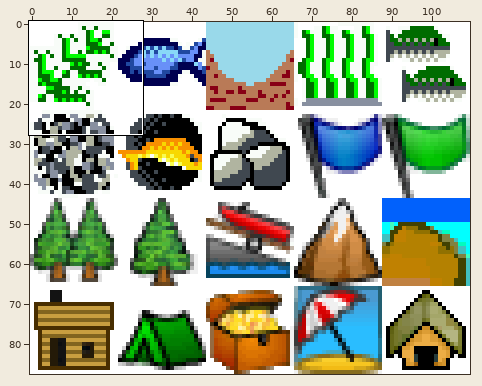
One commit to this sprite sheet: icons/fishIcons.png. The first picture is a wide view before the edit; the outline marks the close-up.
Close-up. Before the edit:
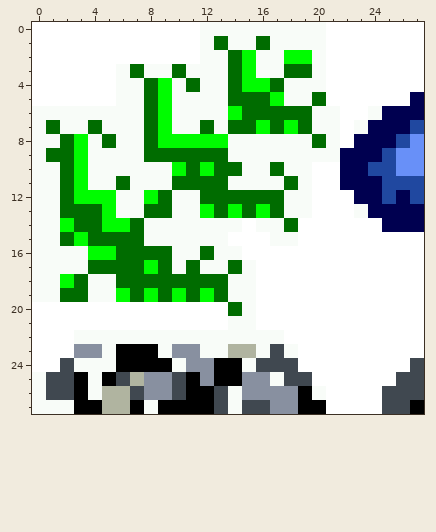
The file is 110x88 pixels. Colours within 5 levels of each other are drawn and written as one. Shown: x 0..27, y 0..27.
The result:
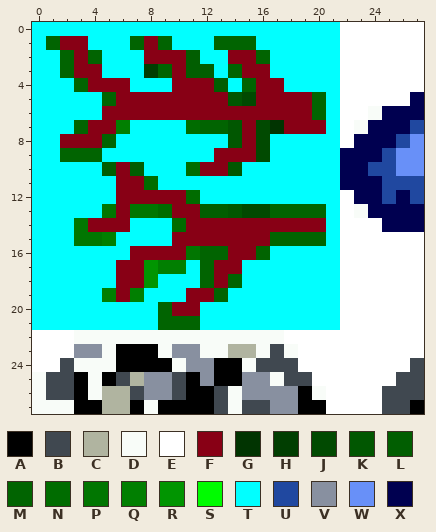
Palette (. is transparent): A #000000  B #404850  C #b0b4a0  D #f8fcf8  E #ffffff  F #880015  G #013401  H #013e01  J #014a01  K #015701  L #015e01  M #016401  N #006c00  P #017601  Q #017f01  R #019501  S #00fc00  T #01ffff  U #2048a0  V #8890a0  W #6890f8  X #000050
Commit message: klava+icons_no buttons+
From old to new:
@@ x 0..27 @@
- 0 EEEEEEEEEEEEDDDDDDDDDEEEEEEE
- 1 EEEEEEEEEEEEDNDDNDDDDEEEEEEE
- 2 EEEEEEEEEEEEDDNSDDSSDEEEEEEE
- 3 EEEEEEDNDDNDDDNSDDNNDEEEEEEE
- 4 EEEEEEDDNSDNDDNSSNDDDEEEEEEE
- 5 EEEEEEDDNSDDDDNNNSDDNEEEEEEX
- 6 DDDDDDDDNSDDDDSNNNNNDDEEDXXX
- 7 DNDDNDDDNSDDNDNNSNSNDDEDXXXU
- 8 DDNSDNDDNSSSSSDDDDDDNDEXXXUW
- 9 DNNSDDDDNNNNNNDDDDDDDDXXXUWW
-10 DDNSDDDDDDSNSNNDDNDDEEXXUUWW
-11 DDNSDDNDDDNNNNDDDDNDEEXXXUUU
-12 DDNSSSDDSNDDNNNNNNDDEEEXXUXU
-13 DDNNNSDDNNDDSNSNSNDDEEEDXXXX
-14 DDSNNSSNDDDDDDDEDDNEEEEEEXXX
-15 DDNSNNNNDDDDDDEEEDDEEEEEEEEE
-16 DDDDSSNNNNDDNDDEEEEEEEEEEEEE
-17 DDDDNNNNSNDNDDNDEEEEEEEEEEEE
-18 DDSNDDNNNNNNNNDDEEEEEEEEEEEE
-19 DDNNDDSNSNSNSNDDEEEEEEEEEEEE
-20 EEEEEEEEEEEEEENDEEEEEEEEEEEE
-21 EEEEEEEEEEEEEEDDEEEEEEEEEEEE
+ 0 TTTTTTTTTTTTTTTTTTTTTTEEEEEE
+ 1 TMFFTTTMFMTTTMMMTTTTTTEEEEEE
+ 2 TTMFMTTTFFFLTTFFMTTTTTEEEEEE
+ 3 TTMFFTTTHMFLLTMFFTTTTTEEEEEE
+ 4 TTTMFFFTTTFFFLTMFFTTTTEEEEEE
+ 5 TTTTTMFFFFFFFFKJFFFFMTEEEEEX
+ 6 TTTTTFFFFFFFFFFFFFFFMTEEDXXX
+ 7 TTTMFFQTTTTNMMKFJGFFFTEDXXXU
+ 8 TTFFFMTTTTTTTTKFJTTTTTEXXXUW
+ 9 TTMMMTTTTTTTTFFFJTTTTTXXXUWW
+10 TTTTTLFLTTTNFFKTTTTTTTXXUUWW
+11 TTTTTTFFNTTTTTTTTTTTTTXXXUUU
+12 TTTTTTFFFFFNTTTTTTTTTTEXXUXU
+13 TTTTTPFPPNFFLLKJJMMMMTEDXXXX
+14 TTTPFFFTTTNFFFFFFFFFFTEEEXXX
+15 TTTPPQTTTTFFFFFFFMMMMTEEEEEE
+16 TTTTTTTFFFFPMMFFMTTTTTEEEEEE
+17 TTTTTTFFRQQTMFFTTTTTTTEEEEEE
+18 TTTTTTFFRTTTMFMTTTTTTTEEEEEE
+19 TTTTTQFQTTTFFMTTTTTTTTEEEEEE
+20 TTTTTTTTTMFFTTTTTTTTTTEEEEEE
+21 TTTTTTTTTMMMTTTTTTTTTTEEEEEE
 22 EEEDDDDDDDDDDDDDDDEEEEEEEEEE
